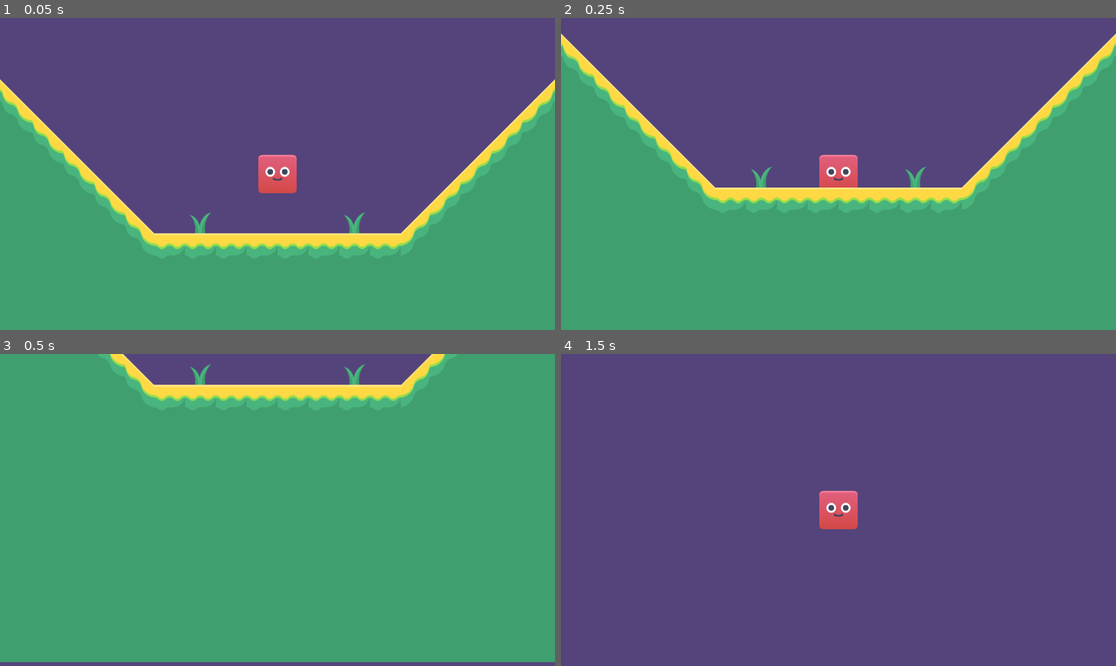
Above: before the commit, frames 1-4 (two rows, left to right).
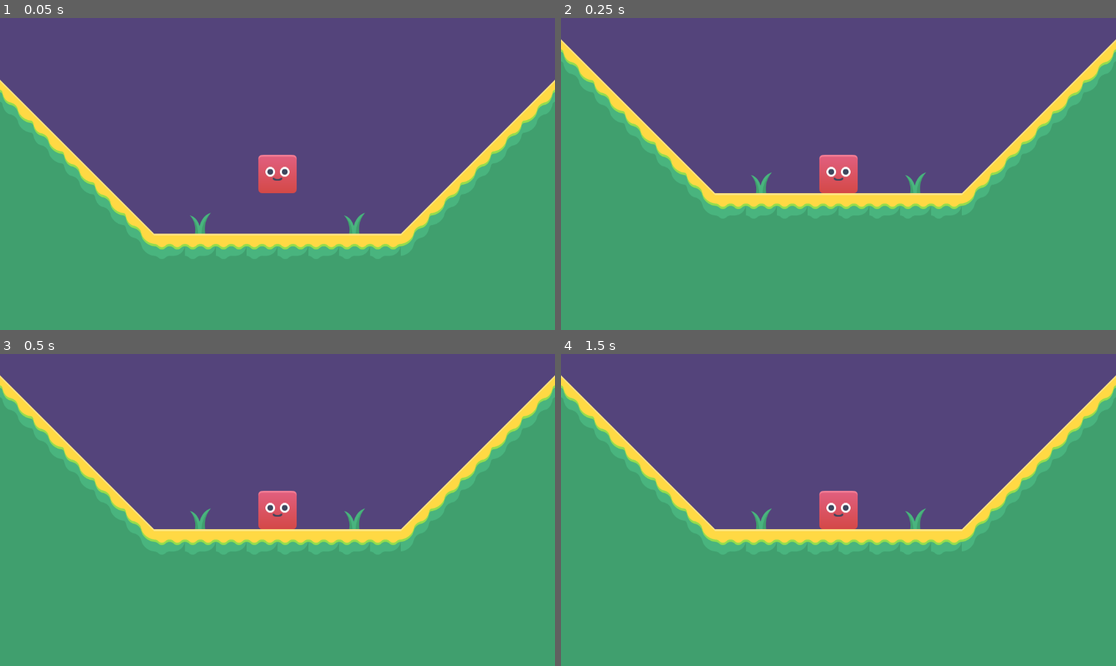
Above: after the commit, the same moments.

Repository: dangjase/kenney-jam-2025
Game: Godot game, scene res://Levels/level_1_big_vertical.tscn
Same seed, same stepped clock (60 frames per second), same inputs: the game is played once before the commit and once after it. This scene is started directly instead of the project's main scene.
Inputs:
- Up to frame 1 (0.05 s): no input
- Up to frame 2 (0.25 s): no input
- Up to frame 3 (0.5 s): no input
- Up to frame 4 (1.5 s): hold D (move_right) from 0.53 s (still down); tap Space (jump) at 0.77 s; tap Enter at 1.25 s

The runs differ from the first frame. In frame 1, 1.2% of the frame differs, in the area x 0-100%, y 19-75%; in frame 2, 5.5%; in frame 3, 44%; in frame 4, 58%, in the area x 0-100%, y 6-100%.

Commit message:
Fix collisions

Diff:
--- a/powerjump/Levels/level_1_big_vertical.tscn
+++ b/powerjump/Levels/level_1_big_vertical.tscn
@@ -75,13 +75,21 @@
 21:2/0 = 0
 0:3/0 = 0
 1:3/0 = 0
+1:3/0/physics_layer_0/polygon_0/points = PackedVector2Array(-32, -32, 32, -32, 32, 32, -32, 32)
 2:3/0 = 0
+2:3/0/physics_layer_0/polygon_0/points = PackedVector2Array(-32, -32, 32, -32, 32, 32, -32, 32)
 3:3/0 = 0
+3:3/0/physics_layer_0/polygon_0/points = PackedVector2Array(-32, -32, 32, -32, 32, 32, -32, 32)
 4:3/0 = 0
+4:3/0/physics_layer_0/polygon_0/points = PackedVector2Array(-32, -32, 32, -32, 32, 32, -32, 32)
 5:3/0 = 0
+5:3/0/physics_layer_0/polygon_0/points = PackedVector2Array(-32, -32, 32, -32, 32, 32, -32, 32)
 6:3/0 = 0
+6:3/0/physics_layer_0/polygon_0/points = PackedVector2Array(-32, -32, 32, -32, 32, 32, -32, 32)
 7:3/0 = 0
+7:3/0/physics_layer_0/polygon_0/points = PackedVector2Array(-32, -32, 32, -32, 32, 32, -32, 32)
 8:3/0 = 0
+8:3/0/physics_layer_0/polygon_0/points = PackedVector2Array(-32, -32, 32, -32, 32, 32, -32, 32)
 9:3/0 = 0
 10:3/0 = 0
 11:3/0 = 0
@@ -97,13 +105,20 @@
 21:3/0 = 0
 0:4/0 = 0
 1:4/0 = 0
+1:4/0/physics_layer_0/polygon_0/points = PackedVector2Array(32, 32, 32, -32, 32, -32, -32, 32)
 2:4/0 = 0
+2:4/0/physics_layer_0/polygon_0/points = PackedVector2Array(-32, -32, -32, 32, 32, 32)
 3:4/0 = 0
+3:4/0/physics_layer_0/polygon_0/points = PackedVector2Array(32, 32, 32, -32, 32, -32, -32, 32)
 4:4/0 = 0
+4:4/0/physics_layer_0/polygon_0/points = PackedVector2Array(-32, -32, -0.282234, 0, 32, 32, -32, 32)
 5:4/0 = 0
+5:4/0/physics_layer_0/polygon_0/points = PackedVector2Array(-32, -32, 32, -32, 32, 32, -32, 32)
 6:4/0 = 0
 7:4/0 = 0
+7:4/0/physics_layer_0/polygon_0/points = PackedVector2Array(-32, -32, 32, -32, 32, 32, -32, 32)
 8:4/0 = 0
+8:4/0/physics_layer_0/polygon_0/points = PackedVector2Array(-32, -32, 32, -32, 32, 32, -32, 32)
 9:4/0 = 0
 10:4/0 = 0
 11:4/0 = 0
@@ -118,13 +133,21 @@
 21:4/0 = 0
 0:5/0 = 0
 1:5/0 = 0
+1:5/0/physics_layer_0/polygon_0/points = PackedVector2Array(-32, -32, 32, -32, 32, 32, -32, 32)
 2:5/0 = 0
+2:5/0/physics_layer_0/polygon_0/points = PackedVector2Array(-32, -32, 32, -32, 32, 32, -32, 32)
 3:5/0 = 0
+3:5/0/physics_layer_0/polygon_0/points = PackedVector2Array(-32, -32, 32, -32, 32, 32, -32, 32)
 4:5/0 = 0
+4:5/0/physics_layer_0/polygon_0/points = PackedVector2Array(-32, -32, 32, -32, 32, 32, -32, 32)
 5:5/0 = 0
+5:5/0/physics_layer_0/polygon_0/points = PackedVector2Array(-32, -32, 32, -32, 32, 32, -32, 32)
 6:5/0 = 0
+6:5/0/physics_layer_0/polygon_0/points = PackedVector2Array(-32, -32, 32, -32, 32, 32, -32, 32)
 7:5/0 = 0
+7:5/0/physics_layer_0/polygon_0/points = PackedVector2Array(-32, -32, 32, -32, 32, 32, -32, 32)
 8:5/0 = 0
+8:5/0/physics_layer_0/polygon_0/points = PackedVector2Array(-32, -32, 32, -32, 32, 32, -32, 32)
 9:5/0 = 0
 10:5/0 = 0
 11:5/0 = 0
@@ -288,5 +311,6 @@
 texture = ExtResource("2_4n8kr")
 
 [node name="LevelForeground" type="TileMapLayer" parent="."]
+position = Vector2(0, 1)
 tile_map_data = PackedByteArray("AAD8/wIAAQAGAAUAAAD9/wIAAQAGAAUAAAD+/wIAAQAGAAUAAAD//wIAAQAGAAUAAAAAAAIAAQAGAAUAAAABAA …(8480 unchanged characters)…
 tile_set = SubResource("TileSet_7xydp")
